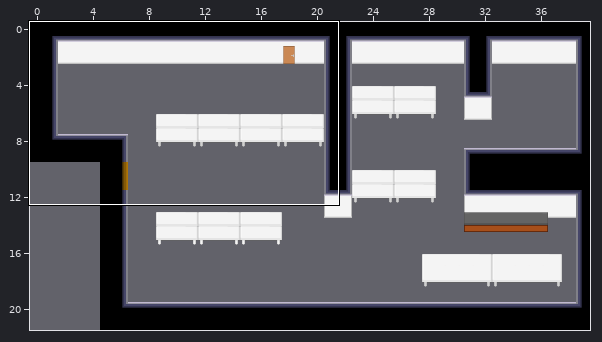
Tiled map: src/assets/tilemaps/office.tmx. Above: a wide view before the commit, with the close-up outlined.
Close-up. Before the edit:
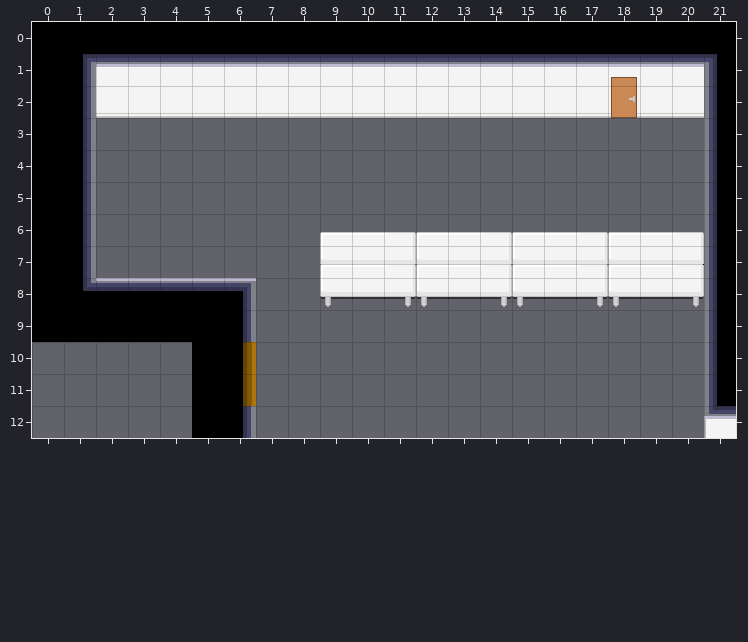
Cells are 32x32 px. Shown: x 0..21, y 0..12. The commit also changed other parts of the map, which this record leaves out. Tiles whose own drawing changed are shown in their newer look in all pictures.
After the commit:
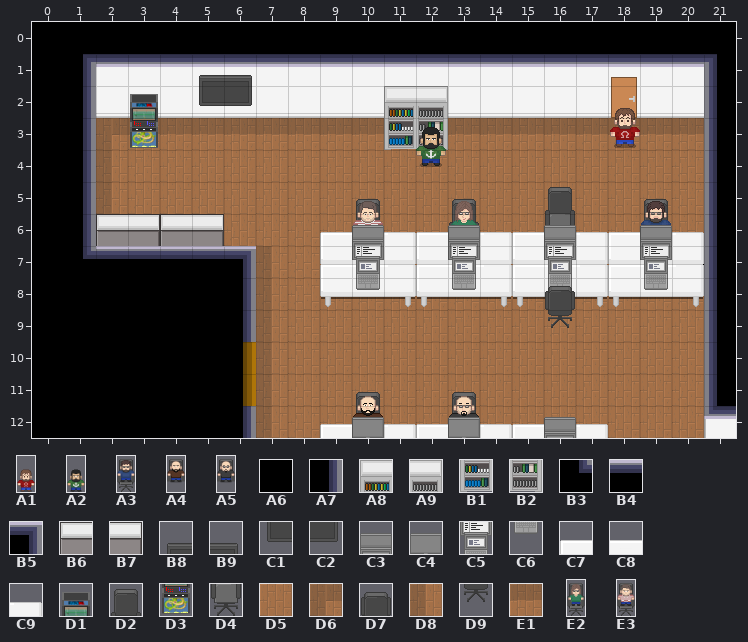
Key: from "albert": A1 1; from "boss": A2 1; from "cc": A3 0; from "ef": A4 0; from "ej": A5 0; from "room": A6 4, A7 26, A8 45, A9 46, B1 56, B2 57, B3 59, B4 60, B5 64, B6 92, B7 93, B8 96, B9 97, C1 107, C2 108, C3 130, C4 131, C5 141, C6 152, C7 201, C8 202, C9 203, D1 204, D2 206, D3 215, D4 217, D5 221, D6 222, D7 228, D8 233, D9 239, E1 244; from "rs": E2 0; from "sn": E3 0.
__ is an empty cell.
Objects are placed by their top-left corner, in cells (3,4 is the top-left corner of cell 3,4); size is 1x1 cell unless given.
Tiles of an added or newly shown layer are drawn over the layers below it.
From old to new:
Layer "ground":
The author changed tile B3 to tile A6 in row 8 at x 1.
Tile A6 now appears in row 8 at x 2 to 5; in rows 10 to 12 at x 0 to 4.
Tile A7 now appears in row 8 at x 6.
The author changed tile A7 to tile B3 in row 7 at x 1.
Tile D5 now appears in rows 4 to 5 at x 3 to 20; in row 6 at x 6 to 20; in row 7 at x 8, 10, 13, 16 and 19; in rows 8 to 12 at x 8 to 20.
Tile D6 now appears in row 3 at x 2.
Tile D8 now appears in rows 4 to 5 at x 2; in rows 7 to 12 at x 7.
Tile E1 now appears in row 3 at x 3 to 20.
Layer "objects":
Tile A8 now appears in row 2 at x 11.
Tile A9 now appears in row 2 at x 12.
Tile B1 now appears in row 3 at x 11.
Tile B2 now appears in row 3 at x 12.
Tile B8 now appears in row 1 at x 5.
Tile B9 now appears in row 1 at x 6.
Tile C1 now appears in row 2 at x 5.
Tile C2 now appears in row 2 at x 6.
Tile D1 now appears in row 2 at x 3.
Tile D3 now appears in row 3 at x 3.
Tile D4 now appears in row 6 at x 16.
Tile D9 now appears in row 9 at x 16.
Layer "objectsOver" (added):
Tile C6 now appears in row 8 at x 10, 13, 16 and 19.
Layer "characters":
A new object: A1 "albert" at 18,1.9 size 1x2.
A new object: A2 "boss" at 12,2.5 size 1x2.
A new object: A3 "cc" at 19,5.4 size 1x2.
A new object: E2 "rs" at 13,5.4 size 1x2.
A new object: E3 "sn" at 10,5.4 size 1x2.
A new object: A4 "ef" at 10,11.4 size 1x2.
A new object: A5 "ej" at 13,11.4 size 1x2.
Layer "middleGround":
Tile B6 now appears in row 6 at x 2 and 4.
Tile B7 now appears in row 6 at x 3 and 5.
Tile C7 now appears in row 12 at x 9, 12 and 15.
Tile C8 now appears in row 12 at x 10, 13 and 16.
Tile C9 now appears in row 12 at x 11, 14 and 17.
Tile D2 now appears in row 5 at x 16.
Tile D7 now appears in row 8 at x 16.
Layer "foreground":
Tile B4 now appears in row 7 at x 2 to 5.
Tile B5 now appears in row 7 at x 6.
Tile C3 now appears in row 6 at x 10, 13, 16 and 19; in row 12 at x 16.
Tile C4 now appears in row 12 at x 10 and 13.
Tile C5 now appears in row 7 at x 10, 13, 16 and 19.
Tile B4 is removed in row 8 at x 2 to 5.
Tile B5 is removed in row 8 at x 6.
Changed places in both close-ups, as pixel boxes (x1, y1, x2, y2):
changed: (32, 75, 704, 438)
